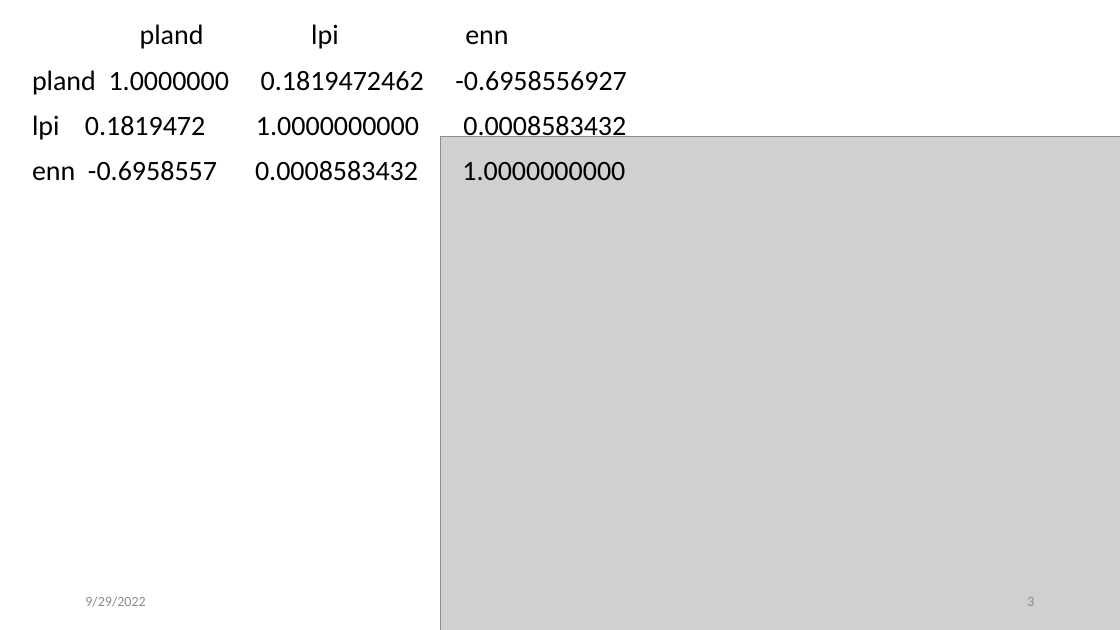
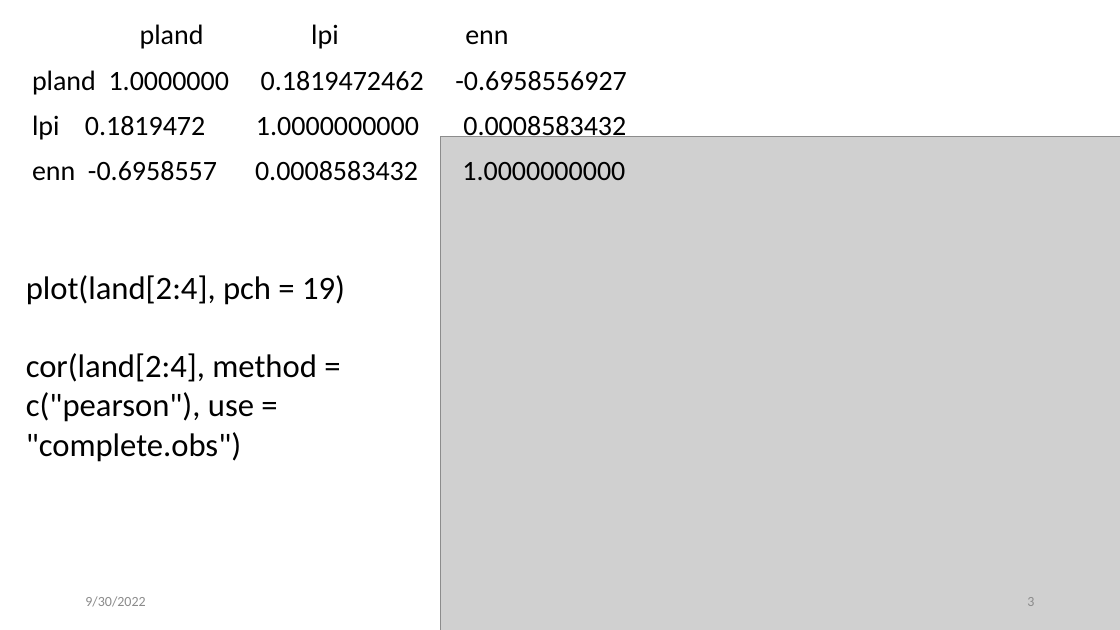
Before and after one commit to kiperry/Ohio_Bees, a slide deck: slide 3 of Changes I have made for local analysis.pptx. Drawn at 1120x630 pixels with LibreOffice and Linux fonts; fonts in the diff are those of the drawing; grey boxes stand for pictures. Boxes give left, top, right and bottom in pixels: in the first picture for what was removed or moved away, otherwise in the second. Text is boxed around its words. In the diff, an @@ line names an element or a change of style, - is before the commit and + after.

```diff
--- a/Changes I have made for local analysis.pptx
+++ b/Changes I have made for local analysis.pptx
@@ text added at (26,275,345,462), 28 pt, text #000000 @@
+plot(land[2:4], pch = 19)
+cor(land[2:4], method = c("pearson"), use = "complete.obs")
@@ text at (85,596,145,607): text changed @@
-9/29/2022
+9/30/2022
```
Also in this commit, not shown: 3 other slides changed.
